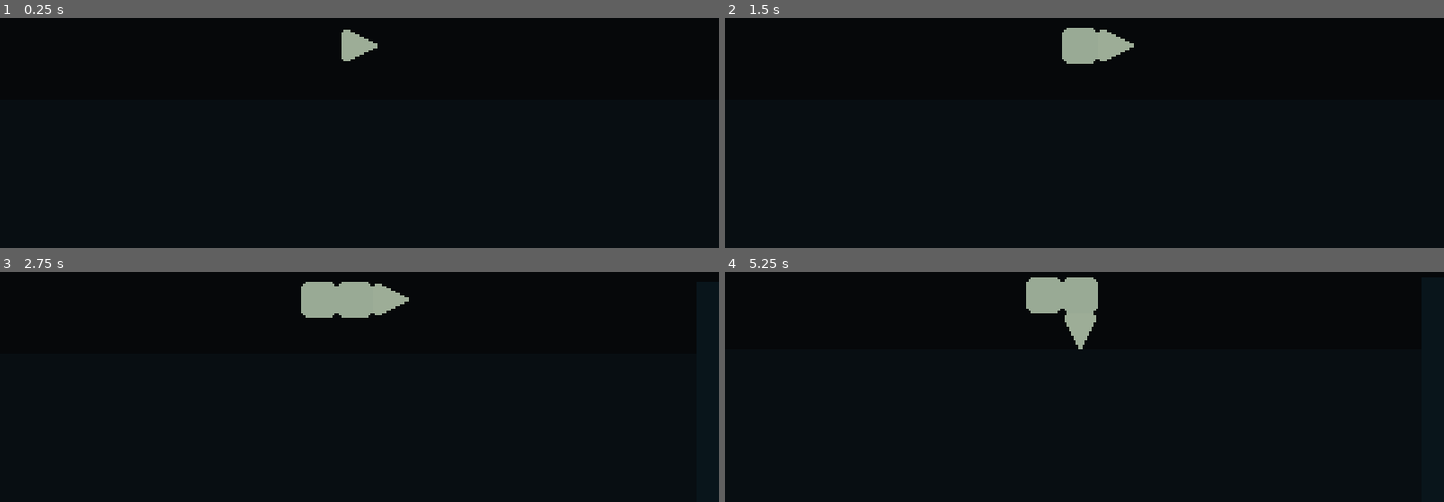
Above: before the commit, frames 1-4 (two rows, left to right).
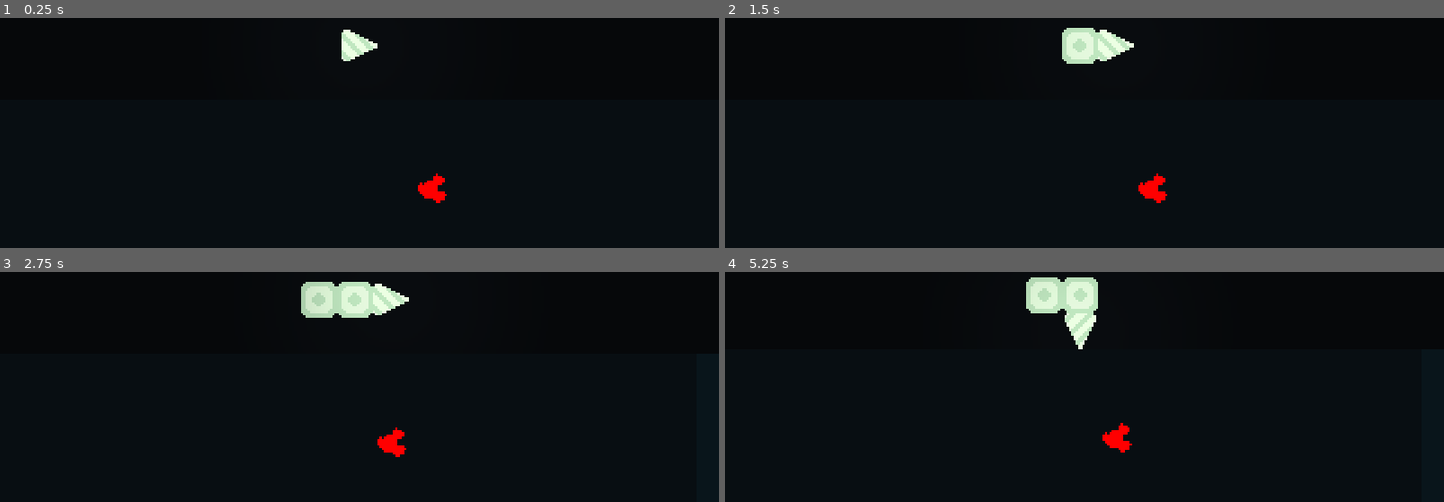
Above: after the commit, the same moments.

Repository: 95jonpet/ld52
Game: Godot game, scene res://main.tscn
Two runs of this game, one before a commit and one after it. Both use one fixed random seed, a clock stepped at 60 frames per second and the inputs below.
Inputs (mouse positions are in pixels of both pictures, inside the frame that each line leads up to):
- Up to frame 1 (0.25 s): no input
- Up to frame 2 (1.5 s): tap Enter at 0.5 s; move the mouse to (1242, 24) at 0.52 s; press the mouse at (1242, 24) at 0.53 s; hold D (move_right) 0.53-1.25 s; release the mouse at (1242, 24) at 1.25 s; tap Space at 1.25 s; drag from (940, 66) to (1048, 126) at 1.27 s
- Up to frame 3 (2.75 s): tap Enter at 2 s; move the mouse to (outside the picture) at 2.02 s; press the mouse at (outside the picture) at 2.03 s; hold D (move_right) from 2.03 s (still down)
- Up to frame 4 (5.25 s): release D (move_right) at 2.75 s; release the mouse at (outside the picture) at 2.75 s; tap Space at 2.75, 4.25 s; drag from (1048, 380) to (outside the picture) at 2.77 s; tap Enter at 3.5 s; move the mouse to (1300, 359) at 3.52 s; press the mouse at (1300, 359) at 3.53 s; hold A (move_left) 3.53-4.25 s; release the mouse at (1300, 359) at 4.25 s; drag from (outside the picture) to (outside the picture) at 4.27 s; move the mouse to (1120, 299) at 5.02 s; press the mouse at (1120, 299) at 5.03 s; hold S (move_down) from 5.03 s (still down)

The runs differ from the first frame. In frame 1, 0.7% of the frame differs, in the area x 47-63%, y 5-81%; in frame 2, 1.4%; in frame 3, 2.2%, in the area x 41-57%, y 4-81%; in frame 4, 2.2%.

Commit message:
Various improvements

Diff:
--- a/drill/drill.gd
+++ b/drill/drill.gd
@@ -20,6 +20,11 @@
 
 
 func _on_head_move_requested(old_global_pos: Vector2, new_global_pos: Vector2) -> void:
+	# Don't move out of the ground.
+	if new_global_pos.y < 0:
+		AudioPlayer.play(drill_blocked)
+		return
+
 	# Allow the drill to be retracted.
 	var last_node: Node2D = _body_nodes.back() if not _body_nodes.is_empty() else null
 	if last_node and last_node.global_position == new_global_pos:
--- a/drill/drill.tscn
+++ b/drill/drill.tscn
@@ -4,6 +4,8 @@
 [ext_resource type="PackedScene" uid="uid://bb5hph1aixo7e" path="res://drill/drill_head.tscn" id="1_il7aq"]
 
 [node name="Drill" type="Node2D"]
+light_mask = 2
+visibility_layer = 2
 script = ExtResource("1_ikhwd")
 
 [node name="Head" parent="." instance=ExtResource("1_il7aq")]
--- a/drill/drill_body.tscn
+++ b/drill/drill_body.tscn
@@ -3,6 +3,8 @@
 [ext_resource type="Texture2D" uid="uid://rl7g1xoavt84" path="res://drill/drill_body.png" id="1_ivax3"]
 
 [node name="DrillBbody" type="Node2D"]
+light_mask = 2
+visibility_layer = 2
 
 [node name="Sprite2D" type="Sprite2D" parent="."]
 texture = ExtResource("1_ivax3")
--- a/drill/drill_head.gd
+++ b/drill/drill_head.gd
@@ -5,7 +5,6 @@
 signal move_requested(old_global_pos: Vector2, new_global_pos: Vector2)
 
 @onready var _ray: RayCast2D = $RayCast2D
-@onready var _sprite: Sprite2D = $Sprite2D
 
 
 func _input(event: InputEvent) -> void:
@@ -24,8 +23,7 @@
 	if move_direction.length() != 1:
 		return
 
-	var move_distance := _sprite.texture.get_size() * _sprite.scale
-	var new_global_pos := global_position + move_direction * move_distance
+	var new_global_pos := global_position + move_direction * Constants.GRID_SIZE
 
 	# Ensure that there is no collision.
 	_ray.target_position = to_local(new_global_pos)
--- a/drill/drill_head.tscn
+++ b/drill/drill_head.tscn
@@ -1,17 +1,44 @@
-[gd_scene load_steps=4 format=3 uid="uid://bb5hph1aixo7e"]
+[gd_scene load_steps=10 format=3 uid="uid://bb5hph1aixo7e"]
 
 [ext_resource type="Texture2D" uid="uid://ckhkgxkcdvj6p" path="res://drill/drill_head.png" id="1_23m2b"]
 [ext_resource type="Script" path="res://drill/drill_head.gd" id="1_a3xnk"]
+[ext_resource type="Texture2D" uid="uid://bma7sdtiqok0o" path="res://drill/light.png" id="3_al0gh"]
+
+[sub_resource type="AtlasTexture" id="AtlasTexture_q11b3"]
+atlas = ExtResource("1_23m2b")
+region = Rect2(0, 0, 16, 16)
+
+[sub_resource type="AtlasTexture" id="AtlasTexture_xp6ml"]
+atlas = ExtResource("1_23m2b")
+region = Rect2(16, 0, 16, 16)
+
+[sub_resource type="AtlasTexture" id="AtlasTexture_2m6pc"]
+atlas = ExtResource("1_23m2b")
+region = Rect2(32, 0, 16, 16)
+
+[sub_resource type="AtlasTexture" id="AtlasTexture_157pp"]
+atlas = ExtResource("1_23m2b")
+region = Rect2(48, 0, 16, 16)
+
+[sub_resource type="SpriteFrames" id="SpriteFrames_lyqlk"]
+animations = [{
+"frames": [SubResource("AtlasTexture_q11b3"), SubResource("AtlasTexture_xp6ml"), SubResource("AtlasTexture_2m6pc"), SubResource("AtlasTexture_157pp")],
+"loop": true,
+"name": &"default",
+"speed": 5.0
+}]
 
 [sub_resource type="CircleShape2D" id="CircleShape2D_81oc1"]
 radius = 7.0
 
 [node name="DrillHead" type="CharacterBody2D"]
+light_mask = 2
 collision_layer = 2
 script = ExtResource("1_a3xnk")
 
-[node name="Sprite2D" type="Sprite2D" parent="."]
-texture = ExtResource("1_23m2b")
+[node name="AnimatedSprite2D" type="AnimatedSprite2D" parent="."]
+frames = SubResource("SpriteFrames_lyqlk")
+playing = true
 
 [node name="CollisionShape2D" type="CollisionShape2D" parent="."]
 shape = SubResource("CircleShape2D_81oc1")
@@ -19,3 +46,9 @@
 [node name="RayCast2D" type="RayCast2D" parent="."]
 target_position = Vector2(16, 0)
 collision_mask = 4
+
+[node name="PointLight2D" type="PointLight2D" parent="."]
+energy = 0.5
+shadow_enabled = true
+texture = ExtResource("3_al0gh")
+texture_scale = 0.5
--- /dev/null
+++ b/global/constants.gd
@@ -0,0 +1,4 @@
+extends Node
+
+
+const GRID_SIZE: int = 16
--- a/global/events.gd
+++ b/global/events.gd
@@ -6,4 +6,6 @@
 
 signal drill_moved(drill: Drill, old_global_pos: Vector2, new_global_pos: Vector2)
 
+signal ore_collected(ore: Ore)
+
 signal mineral_drilled(mineral: Node2D)
--- a/levels/level.gd
+++ b/levels/level.gd
@@ -4,21 +4,40 @@
 @export var level_name: String = ""
 @export_multiline var description: String = ""
 
+@onready var _background: Sprite2D = $Background
+@onready var _sky: Sprite2D = $Sky
+
 @onready var _borders: Node2D = $Borders
 @onready var _rocks: Node2D = $Rocks
 
-@onready var border_scene = preload("res://minerals/border/border.tscn")
+@onready var noclip_scene = preload("res://levels/noclip.tscn")
 @onready var rock_scene = preload("res://minerals/rock/rock.tscn")
 
 
 func _ready() -> void:
 	var grid_size := 16
 	var max_depth := grid_size * 64
+	var ground_level := grid_size * 2
+	var width := 20
+
+	# Adjust background size.
+	_background.position = Vector2(grid_size * (-width / 2.0 - 0.5), ground_level - grid_size / 2.0)
+	_background.scale = Vector2(width + 1, max_depth -_background.position.y)
+
+	# Adjust sky size.
+	var sky_height := 36
+	var sky_width := width * 2
+	_sky.position = Vector2((-sky_width / 2.0 - 0.5) * grid_size, ground_level - (sky_height - 0.5) * grid_size)
+	_sky.scale = Vector2(sky_width + 1, sky_height - 1)
 
 	# Generate borders.
-	for x in [grid_size * -12, grid_size * -11, grid_size * 11, grid_size * 12]:
-		for y in range(0, max_depth, grid_size):
-			var border: Node2D = border_scene.instantiate()
+	var border_x_coordinates := [
+		grid_size * (-width / 2.0 - 1),
+		grid_size * (width / 2.0 + 1),
+	]
+	for x in border_x_coordinates:
+		for y in range(-ground_level, max_depth, grid_size):
+			var border: Node2D = noclip_scene.instantiate()
 			border.position = Vector2(x, y)
 			_borders.add_child(border)
 
--- a/levels/level.tscn
+++ b/levels/level.tscn
@@ -1,13 +1,29 @@
-[gd_scene load_steps=3 format=3 uid="uid://rt8cb7dcdl6s"]
+[gd_scene load_steps=6 format=3 uid="uid://rt8cb7dcdl6s"]
 
 [ext_resource type="Script" path="res://levels/level.gd" id="1_8suof"]
+[ext_resource type="Texture2D" uid="uid://crbbf4dsu64j" path="res://levels/sky.png" id="2_3ymk6"]
 [ext_resource type="PackedScene" uid="uid://pefwckejdvi0" path="res://drill/drill.tscn" id="2_h2f4y"]
+[ext_resource type="Texture2D" uid="uid://duav8u6nil817" path="res://levels/background.png" id="3_lm6pg"]
+[ext_resource type="PackedScene" uid="uid://smhunqd5w84e" path="res://minerals/ore/ore.tscn" id="5_bfiwk"]
 
 [node name="Level" type="Node2D"]
 script = ExtResource("1_8suof")
+
+[node name="Sky" type="Sprite2D" parent="."]
+texture = ExtResource("2_3ymk6")
+centered = false
+
+[node name="Background" type="Sprite2D" parent="."]
+texture = ExtResource("3_lm6pg")
+centered = false
 
 [node name="Drill" parent="." instance=ExtResource("2_h2f4y")]
 
 [node name="Borders" type="Node2D" parent="."]
 
 [node name="Rocks" type="Node2D" parent="."]
+
+[node name="Ore" type="Node2D" parent="."]
+
+[node name="Ore" parent="Ore" instance=ExtResource("5_bfiwk")]
+position = Vector2(32, 64)
--- /dev/null
+++ b/levels/noclip.gd
@@ -0,0 +1,6 @@
+class_name NoClip
+extends StaticBody2D
+
+
+func _ready() -> void:
+	hide()
--- /dev/null
+++ b/levels/noclip.tscn
@@ -0,0 +1,17 @@
+[gd_scene load_steps=4 format=3 uid="uid://c4086rn45083j"]
+
+[ext_resource type="Script" path="res://levels/noclip.gd" id="1_0y3h8"]
+[ext_resource type="Texture2D" uid="uid://7i2eg1ciqp1n" path="res://levels/noclip.png" id="1_pq6r0"]
+
+[sub_resource type="RectangleShape2D" id="RectangleShape2D_1r00x"]
+size = Vector2(15, 15)
+
+[node name="NoClip" type="StaticBody2D"]
+collision_layer = 7
+script = ExtResource("1_0y3h8")
+
+[node name="Sprite2D" type="Sprite2D" parent="."]
+texture = ExtResource("1_pq6r0")
+
+[node name="CollisionShape2D" type="CollisionShape2D" parent="."]
+shape = SubResource("RectangleShape2D_1r00x")
--- /dev/null
+++ b/minerals/ore/ore.gd
@@ -0,0 +1,18 @@
+class_name Ore
+extends StaticBody2D
+
+
+@onready var ore_pickup: AudioStream = preload("res://minerals/ore/ore_pickup.wav")
+
+
+func _ready() -> void:
+	Events.drill_moved.connect(_on_drill_moved)
+
+
+func _on_drill_moved(_drill: Drill, _old_pos: Vector2, new_pos: Vector2) -> void:
+	if global_position != new_pos:
+		return
+
+	Events.ore_collected.emit(self)
+	AudioPlayer.play(ore_pickup)
+	queue_free()
--- /dev/null
+++ b/minerals/ore/ore.tscn
@@ -0,0 +1,16 @@
+[gd_scene load_steps=4 format=3 uid="uid://smhunqd5w84e"]
+
+[ext_resource type="Texture2D" uid="uid://b6o7bb0v1cv0f" path="res://minerals/ore/ore.png" id="1_8cwxe"]
+[ext_resource type="Script" path="res://minerals/ore/ore.gd" id="1_uaa2q"]
+
+[sub_resource type="RectangleShape2D" id="RectangleShape2D_aykx0"]
+size = Vector2(15, 15)
+
+[node name="Ore" type="StaticBody2D"]
+script = ExtResource("1_uaa2q")
+
+[node name="Sprite2D" type="Sprite2D" parent="."]
+texture = ExtResource("1_8cwxe")
+
+[node name="CollisionShape2D" type="CollisionShape2D" parent="."]
+shape = SubResource("RectangleShape2D_aykx0")
--- a/minerals/rock/rock.tscn
+++ b/minerals/rock/rock.tscn
@@ -1,10 +1,13 @@
-[gd_scene load_steps=4 format=3 uid="uid://cqfvhtang8bcn"]
+[gd_scene load_steps=5 format=3 uid="uid://cqfvhtang8bcn"]
 
 [ext_resource type="Script" path="res://minerals/rock/rock.gd" id="1_g75kt"]
 [ext_resource type="Texture2D" uid="uid://ca5pddjjygwow" path="res://minerals/rock/rock.png" id="1_pn3r8"]
 
 [sub_resource type="RectangleShape2D" id="RectangleShape2D_g6uak"]
 size = Vector2(15, 15)
+
+[sub_resource type="OccluderPolygon2D" id="OccluderPolygon2D_16xds"]
+polygon = PackedVector2Array(-8, -8, 8, -8, 8, 8, -8, 8)
 
 [node name="Rock" type="StaticBody2D"]
 collision_mask = 5
@@ -15,3 +18,6 @@
 
 [node name="CollisionShape2D" type="CollisionShape2D" parent="."]
 shape = SubResource("RectangleShape2D_g6uak")
+
+[node name="LightOccluder2D" type="LightOccluder2D" parent="."]
+occluder = SubResource("OccluderPolygon2D_16xds")
--- a/project.godot
+++ b/project.godot
@@ -55,6 +55,16 @@
 "path": "res://planning/marker/marker.gd"
 }, {
 "base": "StaticBody2D",
+"class": &"NoClip",
+"language": &"GDScript",
+"path": "res://levels/noclip.gd"
+}, {
+"base": "StaticBody2D",
+"class": &"Ore",
+"language": &"GDScript",
+"path": "res://minerals/ore/ore.gd"
+}, {
+"base": "StaticBody2D",
 "class": &"Rock",
 "language": &"GDScript",
 "path": "res://minerals/rock/rock.gd"
@@ -74,6 +84,8 @@
 "Level": "",
 "Main": "",
 "Marker": "res://planning/marker/marker.png",
+"NoClip": "",
+"Ore": "",
 "Rock": "",
 "Slot": ""
 }
@@ -90,6 +102,7 @@
 
 [autoload]
 
+Constants="*res://global/constants.gd"
 AudioPlayer="*res://global/audio_player.gd"
 MusicPlayer="*res://global/music_player.gd"
 Events="*res://global/events.gd"
@@ -135,11 +148,13 @@
 
 [layer_names]
 
+2d_render/layer_1="World"
+2d_render/layer_2="Player"
 2d_physics/layer_1="World"
 2d_physics/layer_2="Player"
 2d_physics/layer_3="Obstruction"
 
 [rendering]
 
-environment/defaults/default_clear_color=Color(0.0235294, 0.0313726, 0.0392157, 1)
+environment/defaults/default_clear_color=Color(0.0352941, 0.0823529, 0.105882, 1)
 textures/canvas_textures/default_texture_filter=0
Binary file changed: drill/drill_body.png
Binary file changed: drill/drill_head.png
Binary file added: drill/light.png
Not shown, added: drill/light.png.import
Binary file added: levels/background.png
Not shown, added: levels/background.png.import
Binary file added: levels/noclip.png
Not shown, added: levels/noclip.png.import
Binary file added: levels/sky.png
Not shown, added: levels/sky.png.import
Binary file added: minerals/ore/ore.png
Not shown, added: minerals/ore/ore.png.import
(and 2 more such lines)
